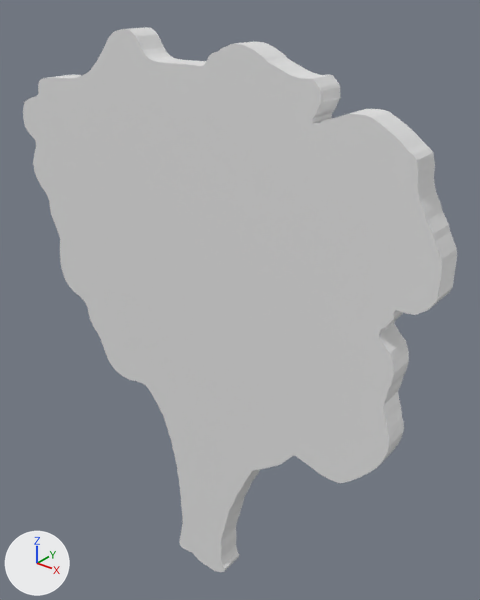
One commit to the OBJ model rickRun/mesh/arbol.obj: the scene before it, then after it.
One viewpoint serves both versions: a 50 mm camera at (5.7, -6.9, 4.6) aimed at (0.4, -0.28, 0.5). Arrows for +X, +Y and +Z are at lower left; the lights stay in place. Where no turn or scale is listed for an object, it has been applied to the vertices. Vertices at the same position are counted once.
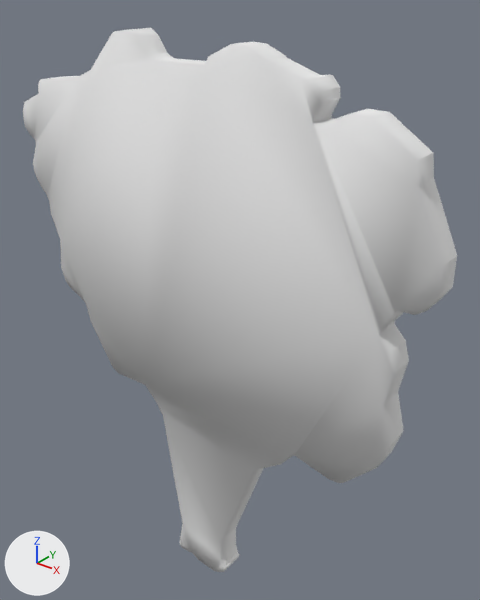
Where the change shows, as pixel boxes (x1, y1, x2, y2) in the pictures (480 x 600 px):
'Cube', reshaped
    before: (23, 27, 457, 572)
    after: (23, 28, 457, 572)
part 1 of me_cube, deleted
    before: (23, 27, 457, 572)

The edits, one by one:
Material 'None' (mat_none) is new.
Its base color is (0.8, 0.8, 0.8) (white #e7e7e7).
Its roughness is 1.0.
me_cube is used by ob_cube; location (0.0, 0.0, 0.0).
me_cube had 663 vertices, 1320 faces, 1 loose edge and spanned x -3.17..3.5, y -1.0..-0.63, z -4.15..4.04.
me_cube now has 190 vertices, 374 faces, 1 loose edge and spans x -3.17..3.5, y -1.0..-0.63, z -4.15..4.04.
me_cube part 1: 473 vertices removed from x -3.17..3.5, y -1.0..-0.63, z -4.15..4.04.
me_cube part 2: the surface is now shaded smooth.
me_cube now uses material mat_none (white #e7e7e7).
